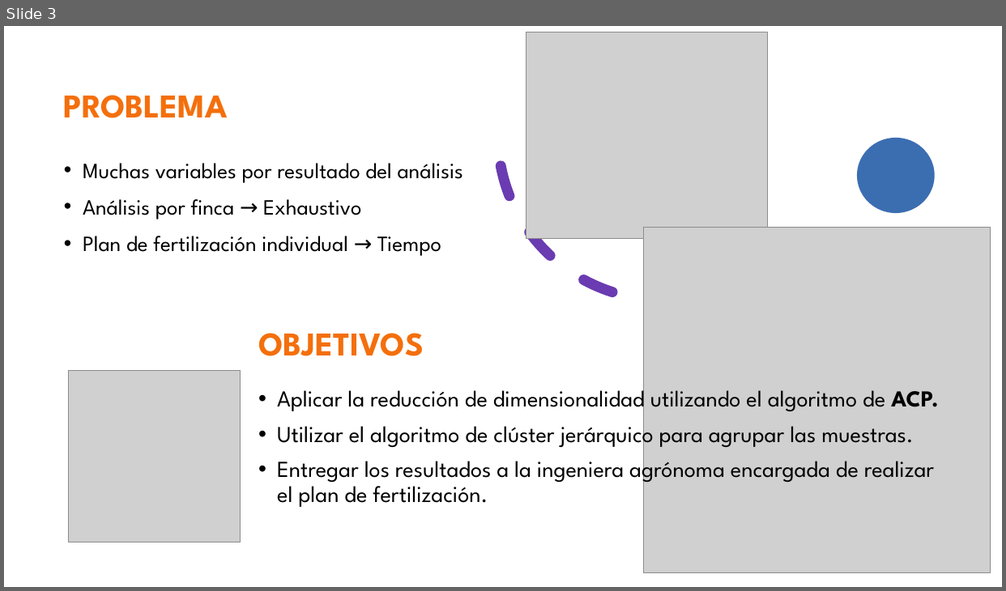
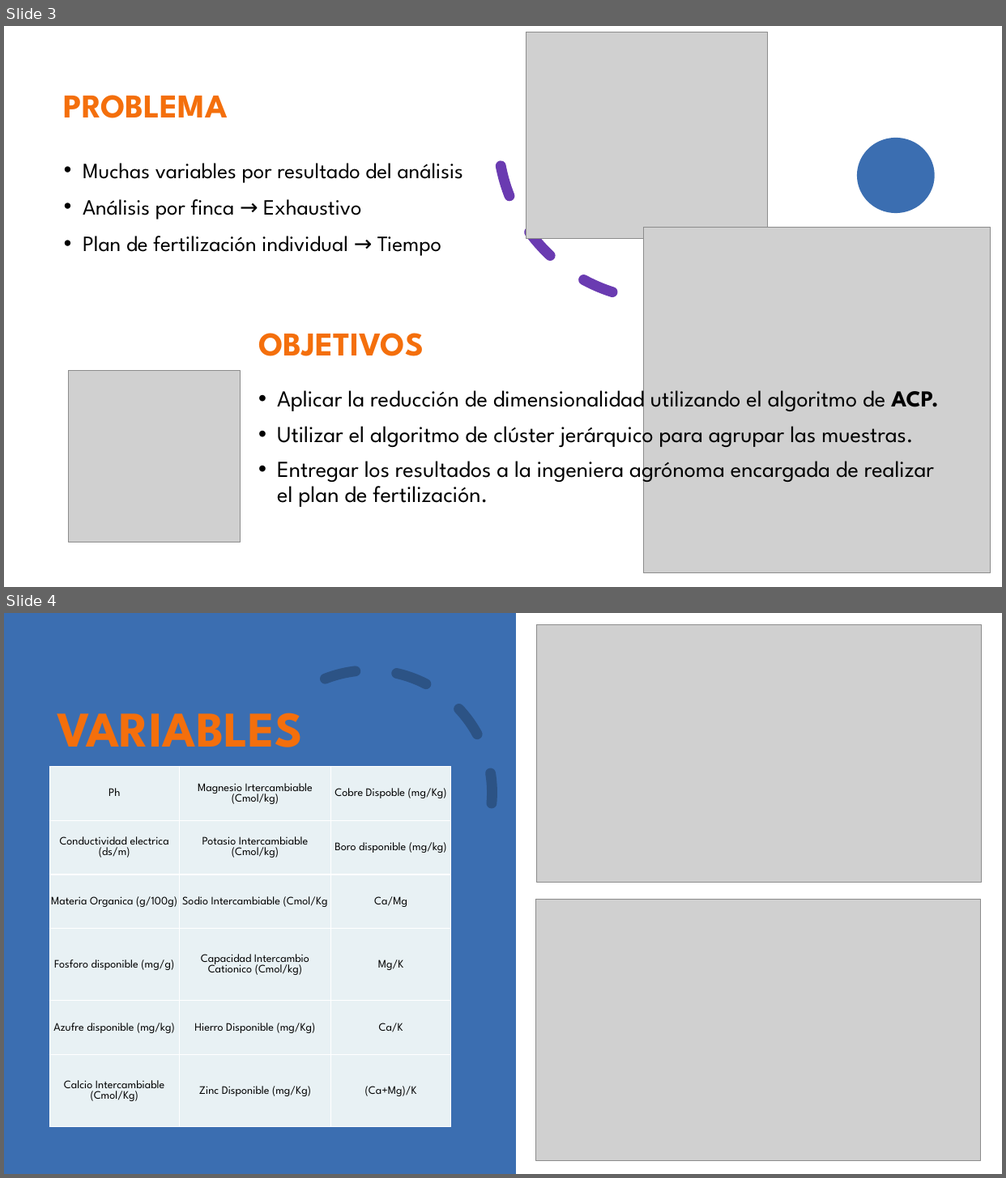
Before and after one commit to lplugof62/lorena_lugo_KC, a slide deck: Proyecto final/Sustentación data science.pptx. Shown one above the other, each under a label of ours: slide 3 before the commit, slides 3 and 4 after it. The pictures are 1006x591 and 1006x1178 pixels, drawn with LibreOffice and Linux fonts; fonts in the diff are those of the drawing; grey boxes stand for pictures. Boxes give left, top, right and bottom in pixels: in the first picture for what was removed or moved away, otherwise in the second. Text is boxed around its words. In the diff, an @@ line names an element or a change of style, - is before the commit and + after.

```diff
--- a/Proyecto final/Sustentación data science.pptx
+++ b/Proyecto final/Sustentación data science.pptx
@@ slide 4 added at bbox=[4, 613, 1002, 1174], background #FFFFFF; not listed: 2 template elements that a slide beside it also shows @@
@@ rectangle added at bbox=[4, 613, 1002, 1174], fill #FFFFFF @@
@@ freeform shape added at bbox=[4, 613, 516, 1174], fill #3B6EB1 @@
@@ picture added at bbox=[537, 625, 982, 883] @@
@@ freeform shape added at bbox=[839, 613, 932, 652], fill #6A3BB1 @@
@@ arc (boxed as its full ellipse) added at bbox=[237, 660, 502, 926], outline #2C5385 10 pt dashed @@
@@ title added at bbox=[57, 713, 302, 747], 48 pt, text #F46F0C, bold @@
+VARIABLES
@@ table added at bbox=[49, 766, 451, 1127], 6 rows, 3 columns @@
+Ph | Magnesio Irtercambiable (Cmol/kg) | Cobre Dispoble (mg/Kg)
+Conductividad electrica (ds/m) | Potasio Intercambiable (Cmol/kg) | Boro disponible (mg/kg)
+Materia Organica (g/100g) | Sodio Intercambiable (Cmol/Kg | Ca/Mg
+Fosforo disponible (mg/g) | Capacidad Intercambio Cationico (Cmol/kg) | Mg/K
+Azufre disponible (mg/kg) | Hierro Disponible (mg/Kg) | Ca/K
+Calcio Intercambiable (Cmol/Kg) | Zinc Disponible (mg/Kg) | (Ca+Mg)/K
@@ picture added at bbox=[535, 900, 980, 1161] @@
@@ ellipse added at bbox=[102, 1063, 143, 1102], fill #2C5385 @@
```
Also in this commit, not shown: 1 slide changed, 7 other slides added, 2 slides removed.
